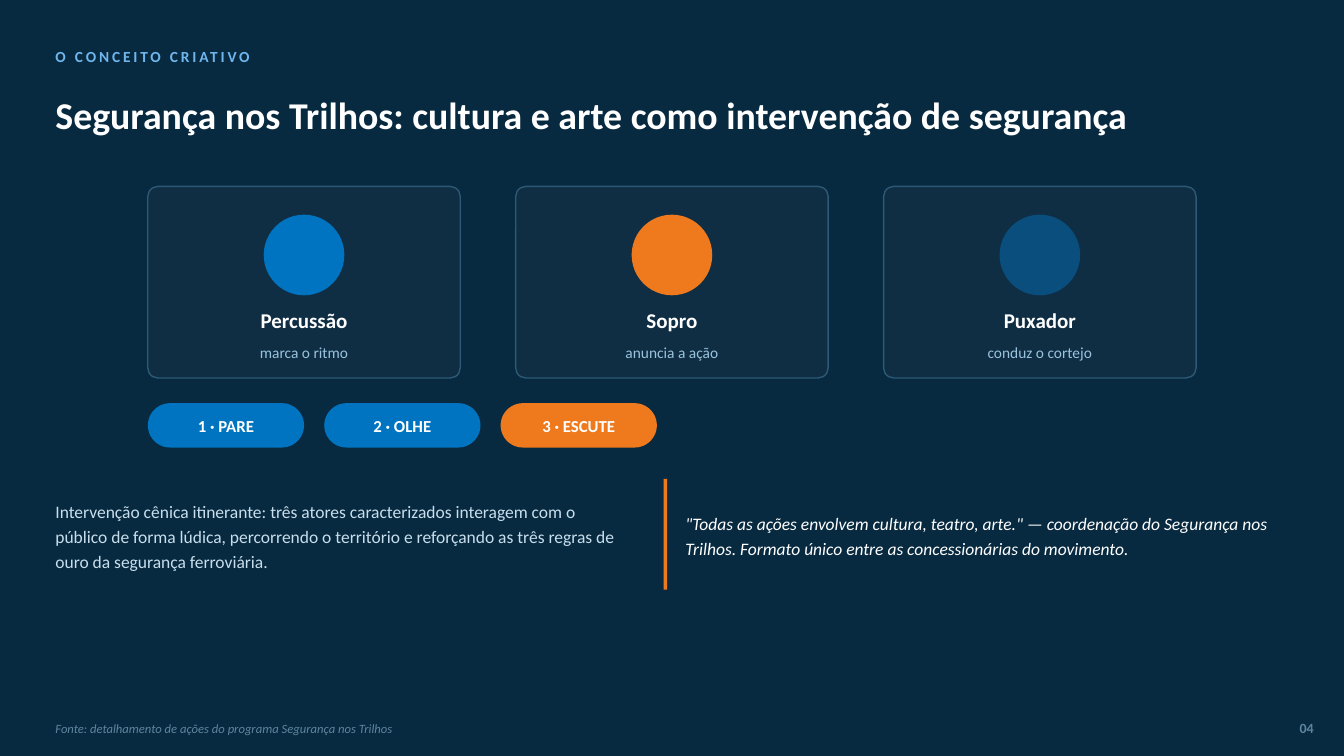
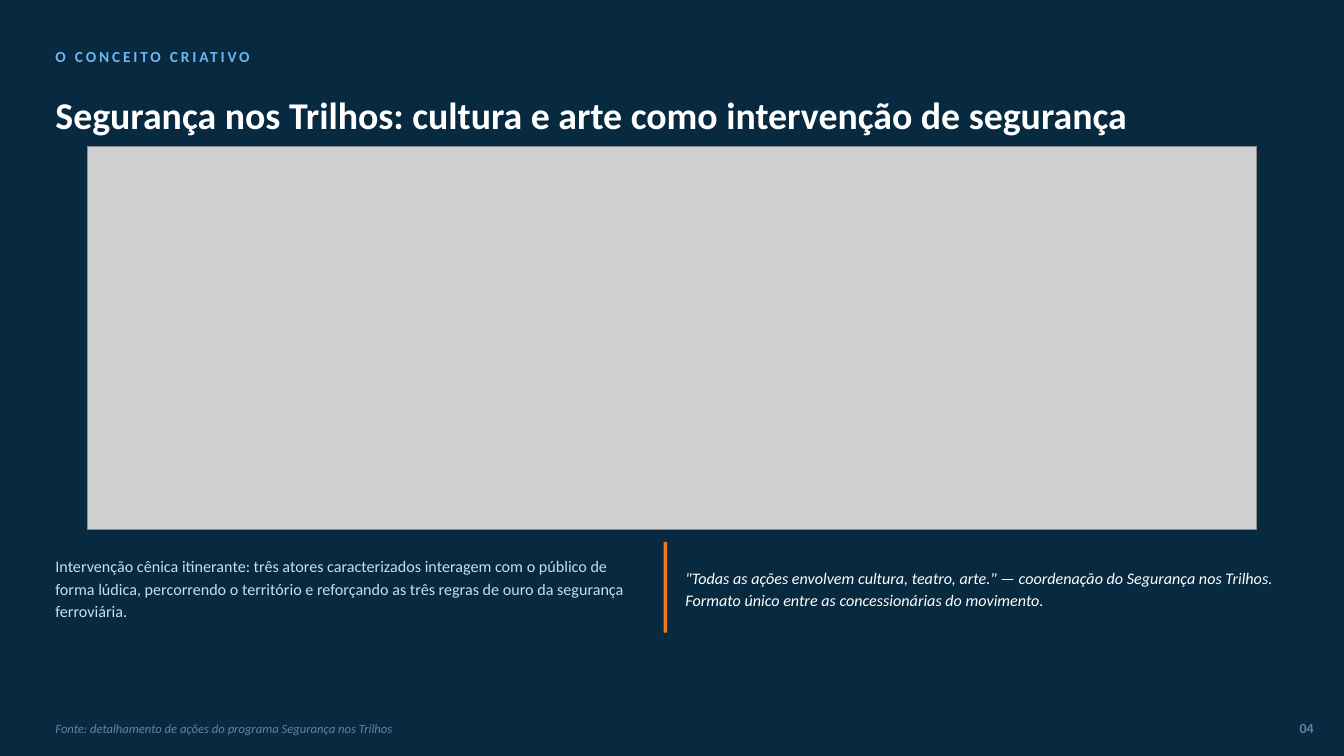
Before and after one commit to jobevieira/vli-preview, a slide deck: slide 4 of dia-d-seguranca-ferroviaria/VLI_Dia_D_Seguranca_Ferroviaria.pptx. Drawn at 1344x756 pixels with LibreOffice and Linux fonts; fonts in the diff are those of the drawing; grey boxes stand for pictures. Boxes give left, top, right and bottom in pixels: in the first picture for what was removed or moved away, otherwise in the second. Text is boxed around its words. In the diff, an @@ line names an element or a change of style, - is before the commit and + after.

```diff
--- a/dia-d-seguranca-ferroviaria/VLI_Dia_D_Seguranca_Ferroviaria.pptx
+++ b/dia-d-seguranca-ferroviaria/VLI_Dia_D_Seguranca_Ferroviaria.pptx
@@ picture added at (88, 146, 1257, 530) @@
@@ rounded rectangle removed at (148, 187, 461, 378) @@
@@ rounded rectangle removed at (516, 187, 829, 378) @@
@@ rounded rectangle removed at (884, 187, 1197, 378) @@
@@ ellipse removed at (264, 215, 345, 295) @@
@@ ellipse removed at (632, 215, 713, 295) @@
@@ ellipse removed at (1000, 215, 1081, 295) @@
@@ text removed at (261, 313, 348, 328) @@
-Percussão
@@ text removed at (646, 314, 697, 332) @@
-Sopro
@@ text removed at (1004, 313, 1076, 328) @@
-Puxador
@@ text removed at (260, 347, 348, 358) @@
-marca o ritmo
@@ text removed at (625, 347, 718, 361) @@
-anuncia a ação
@@ text removed at (988, 347, 1092, 361) @@
-conduz o cortejo
@@ rounded rectangle removed at (148, 403, 304, 448) @@
@@ rounded rectangle removed at (325, 403, 481, 448) @@
@@ rounded rectangle removed at (501, 403, 657, 448) @@
@@ text removed at (198, 421, 254, 432) @@
-1 · PARE
@@ text removed at (373, 421, 431, 432) @@
-2 · OLHE
@@ text removed at (542, 421, 615, 432) @@
-3 · ESCUTE
@@ text "Intervenção cênica itinerante: três atores ..." at (55, 561, 623, 617): size 12.5 to 11.5 pt; line spacing 18pt to 16pt @@
@@ text "Intervenção cênica itinerante: três atores ...": place and size @@
-text "Intervenção cênica itinerante: três atores ..." at (55, 506, 614, 571)
+text "Intervenção cênica itinerante: três atores ..." at (55, 561, 623, 617)
@@ line moved from (665, 479) - (665, 590) to (665, 542) - (665, 633) @@
@@ text ""Todas as ações envolvem cultura, ...": place and size @@
-text ""Todas as ações envolvem cultura, ..." at (685, 518, 1267, 555)
+text ""Todas as ações envolvem cultura, ..." at (685, 572, 1272, 606)
@@ text ""Todas as ações envolvem cultura, ..." at (685, 572, 1272, 606): size 12.5 to 11.5 pt; line spacing 18pt to 16pt @@
```
Also in this commit, not shown: 5 other slides changed.
